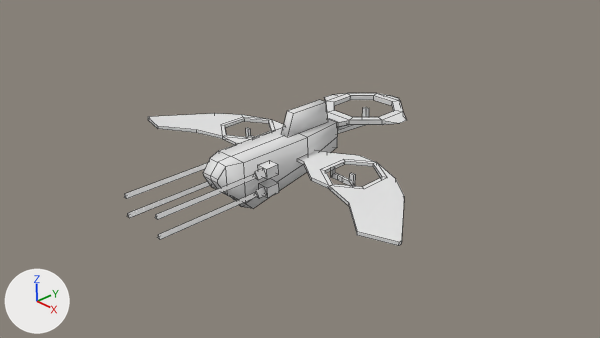
Renders of the Blender file WingedDrone.blend from each side of a commit.
Before and after are seen from the file's camera 'Camera'. The lights are fixed; the arrows at lower left show +X, +Y and +Z. Mesh edges are drawn as thin lines. The same objects are shown in both versions, whatever each file hides. Materials are left out; every surface is plain grey.

The first picture shows 'WingedDrone_LOD0'.
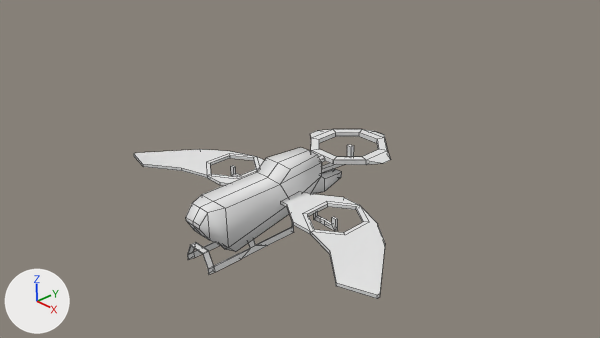
Pixel boxes [x1, y1, x2, y2] of what changed, in the pictures (600 x 338 px; the box of a moved part takes in the faces that stretch with it):
'WingedDrone_LOD0', reshaped, moved (9% narrower, 10% taller): before [124, 93, 406, 246]; after [134, 129, 390, 298]
part 1 of me_cube, moved or reshaped: before [297, 151, 404, 246]; after [281, 192, 385, 298]
part 2 of me_cube, moved or reshaped: before [148, 113, 284, 145]; after [134, 149, 265, 186]
part 3 of me_cube, moved or reshaped: before [331, 169, 356, 186]; after [314, 212, 338, 231]
part 4 of me_cube, moved or reshaped: before [246, 127, 254, 138]; after [231, 165, 240, 177]
part 5 of me_cube, rebuilt (15% wider, 15% taller): before [203, 118, 338, 208]; after [186, 148, 342, 252]
part 6 of me_cube, added: after [187, 222, 294, 274]
part 7 of me_cube, added: after [310, 129, 390, 165]
part 8 of me_cube, added: after [322, 145, 354, 172]
part 9 of me_cube, deleted: before [124, 100, 328, 240]
part 10 of me_cube, deleted: before [325, 93, 406, 134]

What the commit changed:
me_cube is used by ob_wingeddrone_lod0; location (0.0, 0.0, 0.27).
me_cube had 338 vertices, 294 faces and spanned x -3.07..3.07, y -2.64..2.99, z -0.25..1.1.
me_cube now has 348 vertices, 304 faces, 2 loose edges and spans x -3.07..3.07, y -1.88..2.51, z -0.64..0.6.
me_cube part 1: the loose piece of 48 vertices spanning x 0.26..3.07, y -0.79..0.97, z 0.3..0.39 is moved by (0.0, -0.48, -0.32).
me_cube part 2: the loose piece of 48 vertices spanning x -3.07..-0.26, y -0.79..0.97, z 0.33..0.43 is moved by (0.0, -0.48, -0.32).
me_cube part 3: the loose piece of 24 vertices spanning x 0.85..1.34, y 0.36..0.41, z 0.17..0.38 is moved by (0.0, -0.48, -0.32).
me_cube part 4: the loose piece of 24 vertices spanning x -1.34..-0.84, y 0.36..0.41, z 0.17..0.38 is moved by (0.0, -0.48, -0.32).
me_cube part 5: the loose piece of 38 vertices spanning x -0.31..0.31, y -1.41..1.18, z -0.25..0.72 is rebuilt with 62 vertices and now spans x -0.31..0.31, y -1.88..1.28, z -0.56..0.6.
me_cube part 6: a new loose piece of 64 vertices spanning x -0.29..0.32, y -1.87..0.16, z -0.64..-0.16.
me_cube part 7: a new loose piece of 46 vertices spanning x -0.94..0.92, y 0.93..2.51, z 0.31..0.39.
me_cube part 8: a new loose piece of 16 vertices spanning x -0.06..0.04, y 0.76..1.75, z 0.01..0.34.
me_cube part 9: 9 loose pieces with 88 vertices, spanning x -0.52..0.52, y -2.64..1.09, z 0.08..1.1, are deleted.
Part 10, on me_cube:
68 vertices are removed from x -0.94..0.92, y 1.18..2.99, z 0.32..0.7.
68 faces are deleted.
Object 'WingedDrone_LOD0' (ob_wingeddrone_lod0) moves from (0.0, 0.0, 0.27) to (0.0, 0.08, -0.05).
